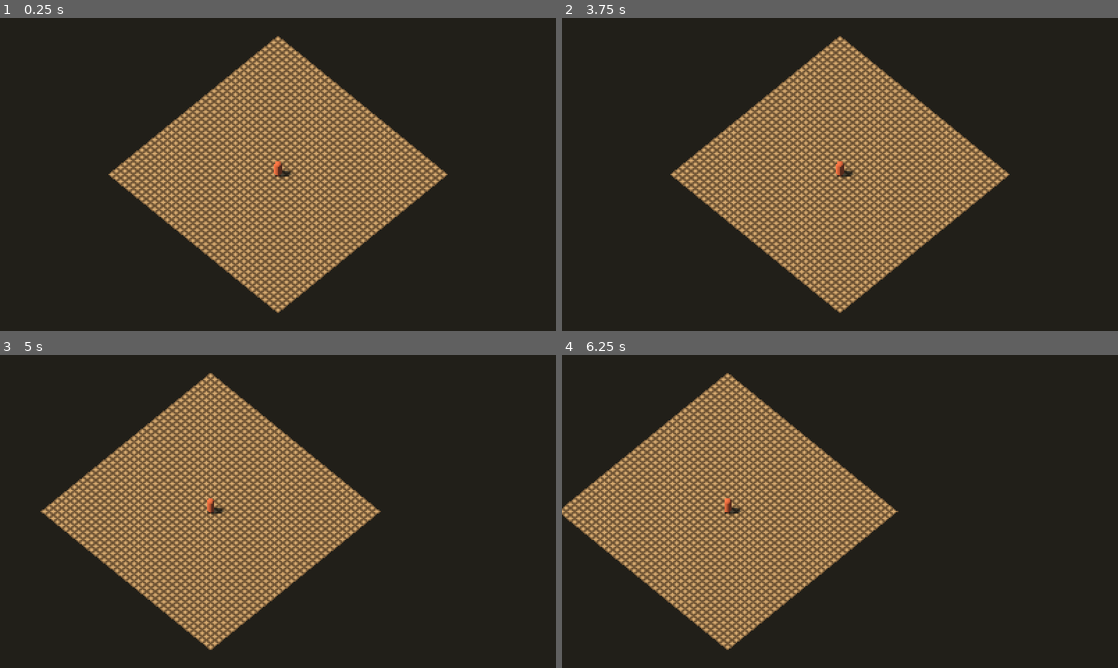
Above: before the commit, frames 1-4 (two rows, left to right).
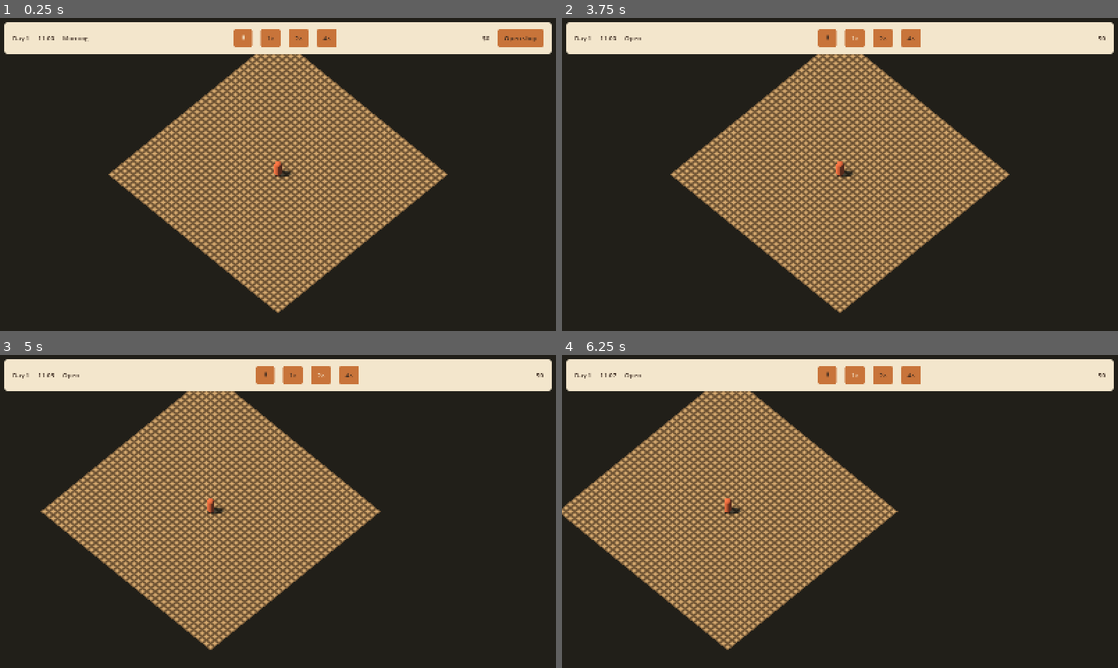
Above: after the commit, the same moments.

Repository: jaredbahr/foolskitchen
Game: Godot game, scene res://src/world/main.tscn
Two runs of this game, one before a commit and one after it. Both use one fixed random seed, a clock stepped at 60 frames per second and the inputs below.
Inputs (mouse positions are in pixels of both pictures, inside the frame that each line leads up to):
- Up to frame 1 (0.25 s): no input
- Up to frame 2 (3.75 s): click (806, 36) at 0.5 s, where only the run after the commit has a clickable "⏸"; click (834, 36) at 1.25 s, where only the run after the commit has a clickable "1×"; click (862, 36) at 2 s, where only the run after the commit has a clickable "2×"; click (890, 36) at 2.75 s, where only the run after the commit has a clickable "4×"; click (1084, 36) at 3.5 s, where only the run after the commit has a clickable "Open shop"
- Up to frame 3 (5 s): tap Enter at 4.25 s; move the mouse to (400, 495) at 4.27 s; hold D from 4.28 s (still down); hold 1 (speed_1) from 4.28 s (still down); click (400, 495) at 4.42 s; tap 2 (speed_2) at 4.55 s
- Up to frame 4 (6.25 s): release D at 5 s; release 1 (speed_1) at 5 s; drag from (728, 527) to (812, 574) at 5.02 s; tap Space (speed_pause) at 5.75 s; move the mouse to (895, 442) at 5.77 s; hold D from 5.78 s (still down); hold 3 (speed_4) from 5.78 s (still down); click (895, 442) at 5.92 s; tap 1 (speed_1) at 6.05 s

The runs differ from the first frame. In frame 1, 10% of the frame differs, in the area x 0-100%, y 1-12%; in frame 2, 10%; in frame 3, 10%; in frame 4, 10%.

Commit message:
Add event-driven day cash and speed HUD for issue 19

Diff:
--- a/src/core/clock.gd
+++ b/src/core/clock.gd
@@ -49,6 +49,7 @@
 	speed = value
 	if value > 0:
 		_last_non_zero_speed = value
+	EventBus.speed_changed.emit(speed)
 	return true
 
 
--- a/src/core/event_bus.gd
+++ b/src/core/event_bus.gd
@@ -11,3 +11,6 @@
 
 ## Emitted by Economy whenever cash changes. `reason` is a short tag like "sale" or "wages".
 signal cash_changed(new_cash: int, delta: int, reason: StringName)
+
+## Emitted for each accepted clock speed request, including keyboard shortcuts.
+signal speed_changed(speed: int)
--- /dev/null
+++ b/src/ui/format.gd
@@ -0,0 +1,19 @@
+class_name Fmt
+extends RefCounted
+## Shared, locale-independent HUD formatting.
+
+
+## Dollars with grouped thousands; string conversion also handles INT64_MIN.
+static func money(value: int) -> String:
+	var digits: String = str(value).trim_prefix("-")
+	var grouped: String = ""
+	while digits.length() > 3:
+		grouped = "," + digits.right(3) + grouped
+		digits = digits.left(digits.length() - 3)
+	return ("-$" if value < 0 else "$") + digits + grouped
+
+
+## Minutes since midnight as a 24-hour clock; negative inputs clamp to midnight.
+static func clock(minutes: int) -> String:
+	var normalized: int = maxi(minutes, 0) % (24 * 60)
+	return "%02d:%02d" % [normalized / 60, normalized % 60]
--- /dev/null
+++ b/src/ui/hud.gd
@@ -0,0 +1,106 @@
+extends CanvasLayer
+## Event-driven day, speed and cash controls. refresh() also supports scenes
+## instantiated before SceneTree readiness (including the custom test runner).
+
+const SPEEDS: Array[int] = [0, 1, 2, 4]
+const PHASE_NAMES: Array[String] = ["Morning", "Open", "Last orders", "Closed"]
+const ACTIVE_COLOR: Color = Color("F3E6CC")
+const INACTIVE_COLOR: Color = Color("3B2A20")
+const GAIN_COLOR: Color = Color("286B3B")
+const LOSS_COLOR: Color = Color("A42E2E")
+
+var _day_label: Label
+var _time_label: Label
+var _phase_label: Label
+var _cash_label: Label
+var _context: Button
+var _deltas: Control
+var _buttons: Array[Button] = []
+var _cash: int = 0
+
+
+func _ready() -> void:
+	refresh()
+
+
+## Idempotently binds controls and events, then renders current simulation state.
+func refresh() -> void:
+	if _day_label == null:
+		_day_label = get_node("Top/Row/Day") as Label
+		_time_label = get_node("Top/Row/Time") as Label
+		_phase_label = get_node("Top/Row/Phase") as Label
+		_cash_label = get_node("Top/Row/Cash") as Label
+		_context = get_node("Top/Row/Context") as Button
+		_deltas = get_node("Deltas") as Control
+		_cash = Economy.cash
+		for speed: int in SPEEDS:
+			var button: Button = get_node("Top/Row/Speed%d" % speed) as Button
+			_buttons.append(button)
+			button.pressed.connect(_set_speed.bind(speed))
+		_context.pressed.connect(_on_context_pressed)
+	if not EventBus.sim_ticked.is_connected(_on_sim_ticked):
+		EventBus.sim_ticked.connect(_on_sim_ticked)
+		EventBus.day_phase_changed.connect(_on_phase_changed)
+		EventBus.speed_changed.connect(_on_speed_changed)
+		EventBus.cash_changed.connect(_on_cash_changed)
+	_day_label.text = "Day %d" % Clock.sim.day
+	_time_label.text = Fmt.clock(Clock.sim.display_minutes())
+	_phase_label.text = PHASE_NAMES[Clock.sim.phase]
+	_cash_label.text = Fmt.money(_cash)
+	_context.visible = Clock.sim.phase == SimClock.Phase.MORNING or Clock.sim.phase == SimClock.Phase.CLOSED
+	_context.text = "Open shop" if Clock.sim.phase == SimClock.Phase.MORNING else "Next day"
+	_on_speed_changed(Clock.speed)
+
+
+func _exit_tree() -> void:
+	if EventBus.sim_ticked.is_connected(_on_sim_ticked):
+		EventBus.sim_ticked.disconnect(_on_sim_ticked)
+		EventBus.day_phase_changed.disconnect(_on_phase_changed)
+		EventBus.speed_changed.disconnect(_on_speed_changed)
+		EventBus.cash_changed.disconnect(_on_cash_changed)
+
+
+func _set_speed(speed: int) -> void:
+	Clock.set_speed(speed)
+
+
+func _on_speed_changed(speed: int) -> void:
+	for index: int in range(_buttons.size()):
+		var button: Button = _buttons[index]
+		var active: bool = SPEEDS[index] == speed
+		button.set_pressed_no_signal(active)
+		for color_name: String in ["font_color", "font_hover_color", "font_pressed_color", "font_hover_pressed_color"]:
+			button.add_theme_color_override(color_name, ACTIVE_COLOR if active else INACTIVE_COLOR)
+
+
+func _on_sim_ticked(_tick: int) -> void:
+	refresh()
+
+
+func _on_phase_changed(_day: int, _phase: int) -> void:
+	refresh()
+
+
+func _on_context_pressed() -> void:
+	if Clock.sim.phase == SimClock.Phase.MORNING:
+		if Clock.sim.start_service():
+			Clock.set_speed(1)
+	elif Clock.sim.phase == SimClock.Phase.CLOSED:
+		Clock.sim.next_day()
+	refresh()
+
+
+func _on_cash_changed(new_cash: int, delta: int, _reason: StringName) -> void:
+	_cash = new_cash
+	_cash_label.text = Fmt.money(new_cash)
+	var label: Label = Label.new()
+	label.text = ("−" if delta < 0 else "+") + str(delta).trim_prefix("-")
+	label.add_theme_color_override("font_color", LOSS_COLOR if delta < 0 else GAIN_COLOR)
+	label.mouse_filter = Control.MOUSE_FILTER_IGNORE
+	_deltas.add_child(label)
+	label.position = _cash_label.global_position + Vector2(0.0, 28.0)
+	if is_inside_tree():
+		var tween: Tween = create_tween().set_parallel(true)
+		tween.tween_property(label, "position:y", label.position.y - 28.0, 1.0)
+		tween.tween_property(label, "modulate:a", 0.0, 1.0)
+		tween.chain().tween_callback(label.queue_free)
--- /dev/null
+++ b/src/ui/hud.tscn
@@ -0,0 +1,86 @@
+[gd_scene load_steps=4 format=3]
+
+[ext_resource type="Script" path="res://src/ui/hud.gd" id="1_script"]
+[ext_resource type="Theme" path="res://src/ui/theme/main_theme.tres" id="2_theme"]
+
+[sub_resource type="ButtonGroup" id="Speeds"]
+
+[node name="HUD" type="CanvasLayer"]
+script = ExtResource("1_script")
+
+[node name="Top" type="PanelContainer" parent="."]
+anchors_preset = 10
+anchor_right = 1.0
+offset_left = 12.0
+offset_top = 12.0
+offset_right = -12.0
+theme = ExtResource("2_theme")
+
+[node name="Row" type="HBoxContainer" parent="Top"]
+layout_mode = 2
+
+[node name="Day" type="Label" parent="Top/Row"]
+layout_mode = 2
+text = "Day 1"
+
+[node name="Time" type="Label" parent="Top/Row"]
+layout_mode = 2
+text = "11:00"
+
+[node name="Phase" type="Label" parent="Top/Row"]
+layout_mode = 2
+text = "Morning"
+
+[node name="LeftSpace" type="Control" parent="Top/Row"]
+layout_mode = 2
+size_flags_horizontal = 3
+
+[node name="Speed0" type="Button" parent="Top/Row"]
+layout_mode = 2
+focus_mode = 0
+toggle_mode = true
+button_group = SubResource("Speeds")
+text = "⏸"
+tooltip_text = "Pause (Space)"
+
+[node name="Speed1" type="Button" parent="Top/Row"]
+layout_mode = 2
+focus_mode = 0
+toggle_mode = true
+button_group = SubResource("Speeds")
+text = "1×"
+tooltip_text = "1× speed (1)"
+
+[node name="Speed2" type="Button" parent="Top/Row"]
+layout_mode = 2
+focus_mode = 0
+toggle_mode = true
+button_group = SubResource("Speeds")
+text = "2×"
+tooltip_text = "2× speed (2)"
+
+[node name="Speed4" type="Button" parent="Top/Row"]
+layout_mode = 2
+focus_mode = 0
+toggle_mode = true
+button_group = SubResource("Speeds")
+text = "4×"
+tooltip_text = "4× speed (4)"
+
+[node name="RightSpace" type="Control" parent="Top/Row"]
+layout_mode = 2
+size_flags_horizontal = 3
+
+[node name="Cash" type="Label" parent="Top/Row"]
+layout_mode = 2
+text = "$0"
+
+[node name="Context" type="Button" parent="Top/Row"]
+layout_mode = 2
+focus_mode = 0
+text = "Open shop"
+
+[node name="Deltas" type="Control" parent="."]
+layout_mode = 0
+mouse_filter = 2
+theme = ExtResource("2_theme")
--- a/src/world/main.tscn
+++ b/src/world/main.tscn
@@ -1,7 +1,9 @@
-[gd_scene load_steps=8 format=3 uid="uid://b0fkmain0001"]
+[gd_scene load_steps=9 format=3 uid="uid://b0fkmain0001"]
 
 [ext_resource type="PackedScene" path="res://src/world/camera_rig.tscn" id="1_camera"]
 [ext_resource type="Shader" path="res://src/world/build_grid.gdshader" id="2_grid"]
+
+[ext_resource type="PackedScene" path="res://src/ui/hud.tscn" id="3_hud"]
 
 [sub_resource type="ShaderMaterial" id="ShaderMaterial_grid"]
 resource_local_to_scene = true
@@ -50,3 +52,5 @@
 
 [node name="CameraRig" parent="." node_paths=PackedStringArray("grid_floor") instance=ExtResource("1_camera")]
 grid_floor = NodePath("../TestFloor")
+
+[node name="HUD" parent="." instance=ExtResource("3_hud")]
--- /dev/null
+++ b/tests/ui/test_format.gd
@@ -0,0 +1,17 @@
+extends TestCase
+
+
+func test_money_groups_thousands_and_negatives() -> void:
+	assert_eq(Fmt.money(0), "$0")
+	assert_eq(Fmt.money(12), "$12")
+	assert_eq(Fmt.money(1234), "$1,234")
+	assert_eq(Fmt.money(-1234567), "-$1,234,567")
+	assert_eq(Fmt.money(-9223372036854775807 - 1), "-$9,223,372,036,854,775,808")
+
+
+func test_clock_zero_and_leading_zero_minutes() -> void:
+	assert_eq(Fmt.clock(0), "00:00")
+	assert_eq(Fmt.clock(9 * 60 + 5), "09:05")
+	assert_eq(Fmt.clock(21 * 60), "21:00")
+	assert_eq(Fmt.clock(-1), "00:00")
+	assert_eq(Fmt.clock(24 * 60), "00:00")
--- /dev/null
+++ b/tests/ui/test_hud.gd
@@ -0,0 +1,134 @@
+extends TestCase
+## Synchronous scene/event tests; rendered layout and tween timing need playtesting.
+
+const HUD_SCENE: PackedScene = preload("res://src/ui/hud.tscn")
+var _hud: CanvasLayer
+var _old_sim: SimClock
+var _old_speed: int
+var _old_cash: int
+var _old_last_speed: int
+var _old_accumulator: float
+var _speeds: Array[int] = []
+
+
+func before_each() -> void:
+	_old_sim = Clock.sim
+	_old_speed = Clock.speed
+	_old_cash = Economy.cash
+	_old_last_speed = Clock._last_non_zero_speed
+	_old_accumulator = Clock._accumulator
+	Clock.sim = SimClock.new()
+	Clock.set_speed(0)
+	Economy.cash = 1234
+	_hud = HUD_SCENE.instantiate() as CanvasLayer
+	_hud.call("refresh")
+
+
+func after_each() -> void:
+	_hud.free()
+	if EventBus.speed_changed.is_connected(_record_speed):
+		EventBus.speed_changed.disconnect(_record_speed)
+	Clock.sim = _old_sim
+	Clock.set_speed(_old_speed)
+	Clock._last_non_zero_speed = _old_last_speed
+	Clock._accumulator = _old_accumulator
+	Economy.cash = _old_cash
+
+
+func test_initial_labels_and_shared_theme_before_ready() -> void:
+	assert_eq((_control("Day") as Label).text, "Day 1")
+	assert_eq((_control("Time") as Label).text, "11:00")
+	assert_eq((_control("Phase") as Label).text, "Morning")
+	assert_eq((_control("Cash") as Label).text, "$1,234")
+	assert_eq((_hud.get_node("Top") as Control).theme, load("res://src/ui/theme/main_theme.tres"))
+
+
+func test_scene_tree_binding_and_exit_cleanup_do_not_require_ready() -> void:
+	var tree: SceneTree = Engine.get_main_loop() as SceneTree
+	tree.root.add_child(_hud)
+	_hud.call("refresh")
+	var callback: Callable = Callable(_hud, "_on_speed_changed")
+	assert_true(EventBus.speed_changed.is_connected(callback))
+	tree.root.remove_child(_hud)
+	assert_false(EventBus.speed_changed.is_connected(callback))
+	_hud.call("refresh")
+	assert_true(EventBus.speed_changed.is_connected(callback))
+
+
+func test_refresh_is_idempotent_and_buttons_do_not_capture_keyboard_focus() -> void:
+	_hud.call("refresh")
+	_hud.call("refresh")
+	EventBus.speed_changed.connect(_record_speed)
+	(_control("Speed2") as Button).pressed.emit()
+	assert_eq(_speeds, [2] as Array[int])
+	for name: String in ["Speed0", "Speed1", "Speed2", "Speed4", "Context"]:
+		assert_eq((_control(name) as Button).focus_mode, Control.FOCUS_NONE)
+
+
+func test_keyboard_actions_sync_speed_after_button_click() -> void:
+	(_control("Speed2") as Button).pressed.emit()
+	var event: InputEventAction = InputEventAction.new()
+	event.action = &"speed_4"
+	event.pressed = true
+	Clock._unhandled_input(event)
+	assert_true((_control("Speed4") as Button).button_pressed)
+	assert_false((_control("Speed2") as Button).button_pressed)
+	event.action = &"speed_pause"
+	Clock._unhandled_input(event)
+	assert_true((_control("Speed0") as Button).button_pressed)
+	Clock._unhandled_input(event)
+	assert_true((_control("Speed4") as Button).button_pressed)
+
+
+func test_speed_signal_only_follows_accepted_requests() -> void:
+	EventBus.speed_changed.connect(_record_speed)
+	assert_true(Clock.set_speed(2))
+	assert_false(Clock.set_speed(3))
+	assert_true(Clock.set_speed(2))
+	assert_eq(_speeds, [2, 2] as Array[int])
+
+
+func test_context_cycles_day_and_tick_events_update_clock() -> void:
+	Clock.sim.open_ticks = 2
+	Clock.sim.last_orders_max_ticks = 1
+	var context: Button = _control("Context") as Button
+	assert_true(context.visible)
+	assert_eq(context.text, "Open shop")
+	context.pressed.emit()
+	assert_eq(Clock.speed, 1)
+	assert_false(context.visible)
+	Clock._process(0.1)
+	assert_eq((_control("Time") as Label).text, "16:00")
+	Clock._process(0.1)
+	assert_eq((_control("Phase") as Label).text, "Last orders")
+	assert_false(context.visible)
+	Clock._process(0.1)
+	assert_eq((_control("Phase") as Label).text, "Closed")
+	assert_true(context.visible)
+	assert_eq(context.text, "Next day")
+	context.pressed.emit()
+	assert_eq((_control("Day") as Label).text, "Day 2")
+	assert_eq(context.text, "Open shop")
+
+
+func test_cash_events_create_separate_signed_colored_deltas() -> void:
+	EventBus.cash_changed.emit(1246, 12, &"sale")
+	EventBus.cash_changed.emit(1216, -30, &"cost")
+	_hud.call("refresh")
+	assert_eq((_control("Cash") as Label).text, "$1,216")
+	var deltas: Control = _hud.get_node("Deltas") as Control
+	assert_eq(deltas.get_child_count(), 2)
+	var gain: Label = deltas.get_child(0) as Label
+	var loss: Label = deltas.get_child(1) as Label
+	assert_eq(gain.text, "+12")
+	assert_eq(loss.text, "−30")
+	assert_eq(gain.get_theme_color("font_color"), Color("286B3B"))
+	assert_eq(loss.get_theme_color("font_color"), Color("A42E2E"))
+
+
+func _control(name: String) -> Control:
+	return _hud.get_node("Top/Row/" + name) as Control
+
+
+func _record_speed(speed: int) -> void:
+	_speeds.append(speed)
Not shown, added: src/ui/format.gd.uid
Not shown, added: src/ui/hud.gd.uid
Not shown, added: tests/ui/test_format.gd.uid
Not shown, added: tests/ui/test_hud.gd.uid
